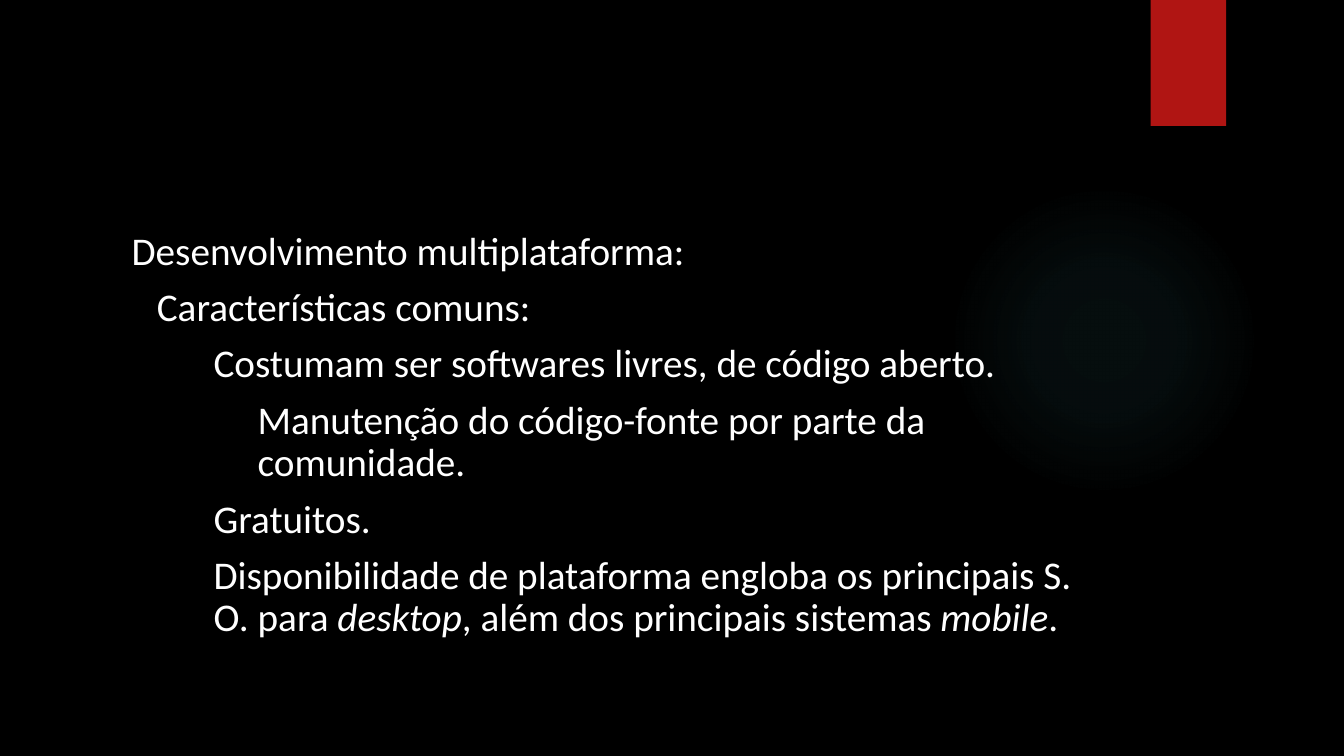
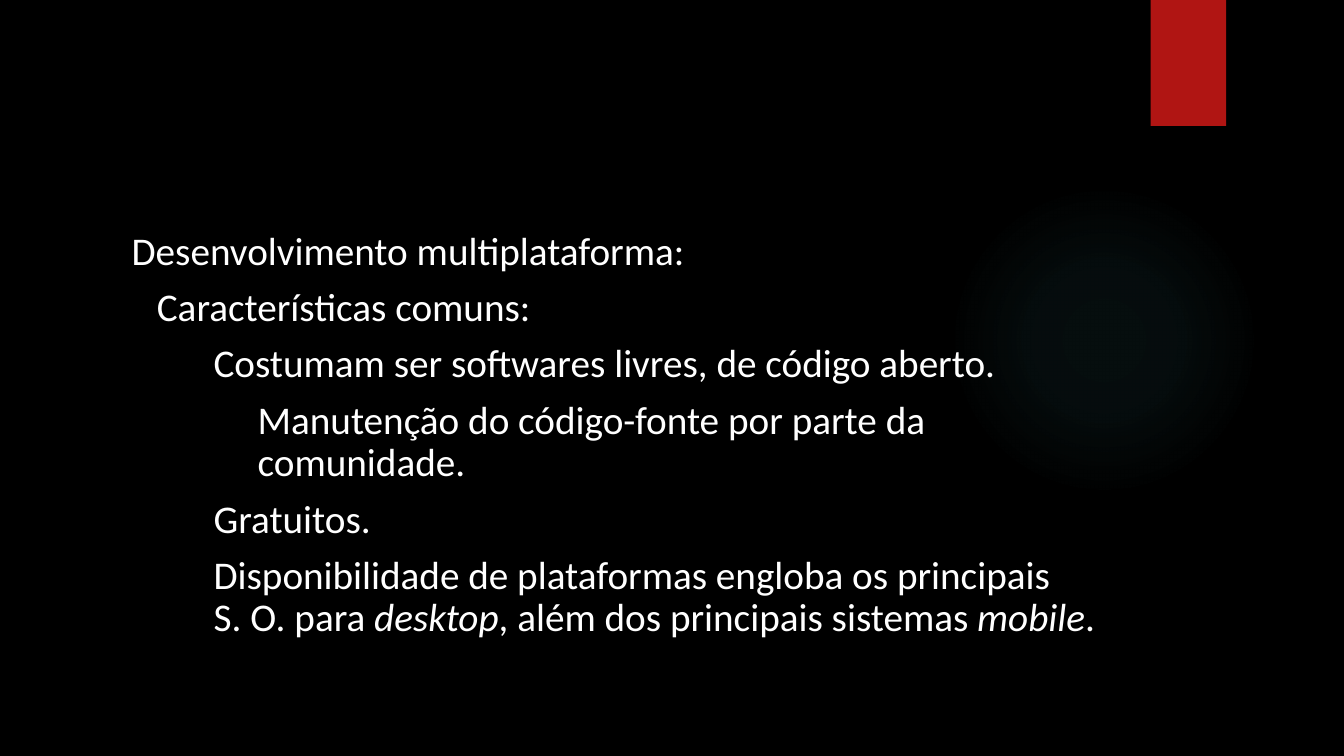
Before and after one commit to ricardopetrere/TCC_FTT, a slide deck: slide 12 of documentos/Apresentação_22_09.pptx (slide 11 before the commit). Drawn at 1344x756 pixels with LibreOffice and Linux fonts; fonts in the diff are those of the drawing; background and template pictures are left out. Boxes give left, top, right and bottom in pixels: in the first picture for what was removed or moved away, otherwise in the second. Text is boxed around its words. In the diff, an @@ line names an element or a change of style, - is before the commit and + after.

```diff
--- a/documentos/Apresentação_22_09.pptx
+++ b/documentos/Apresentação_22_09.pptx
@@ text at (214, 561, 1095, 638): text changed @@
-  • Disponibilidade de plataforma engloba os principais S. O. para desktop, além dos principais sistemas mobile.
+  • Disponibilidade de plataformas engloba os principais S. O. para desktop, além dos principais sistemas mobile.
```
Also in this commit, not shown: 8 other slides changed, 1 slide added, 2 other files.
